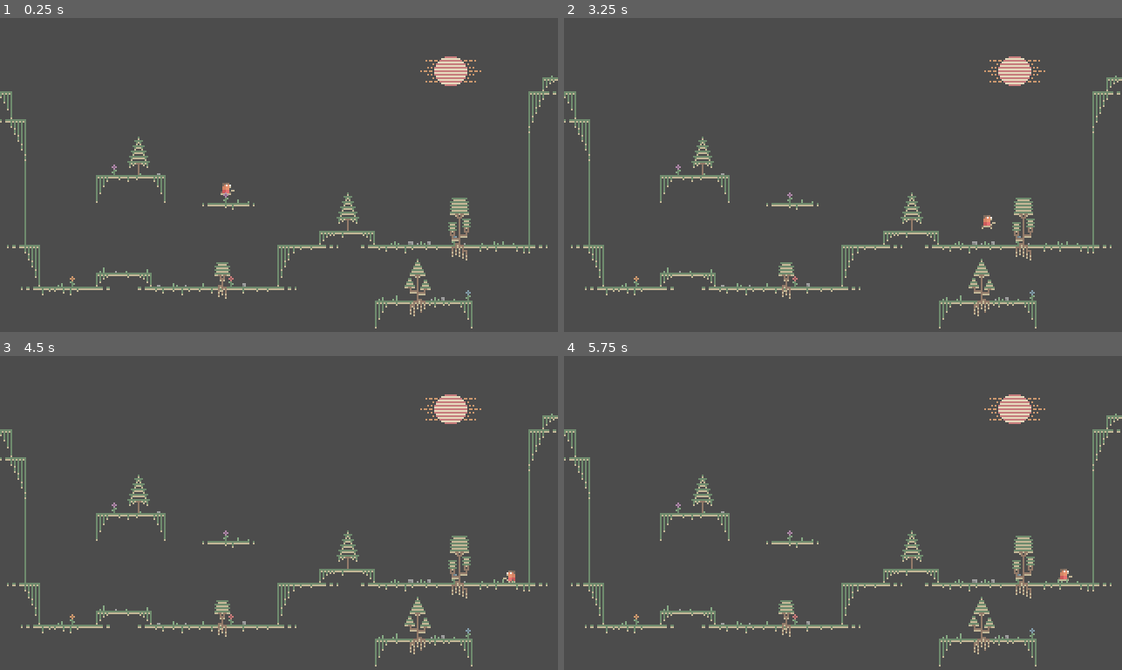
Above: before the commit, frames 1-4 (two rows, left to right).
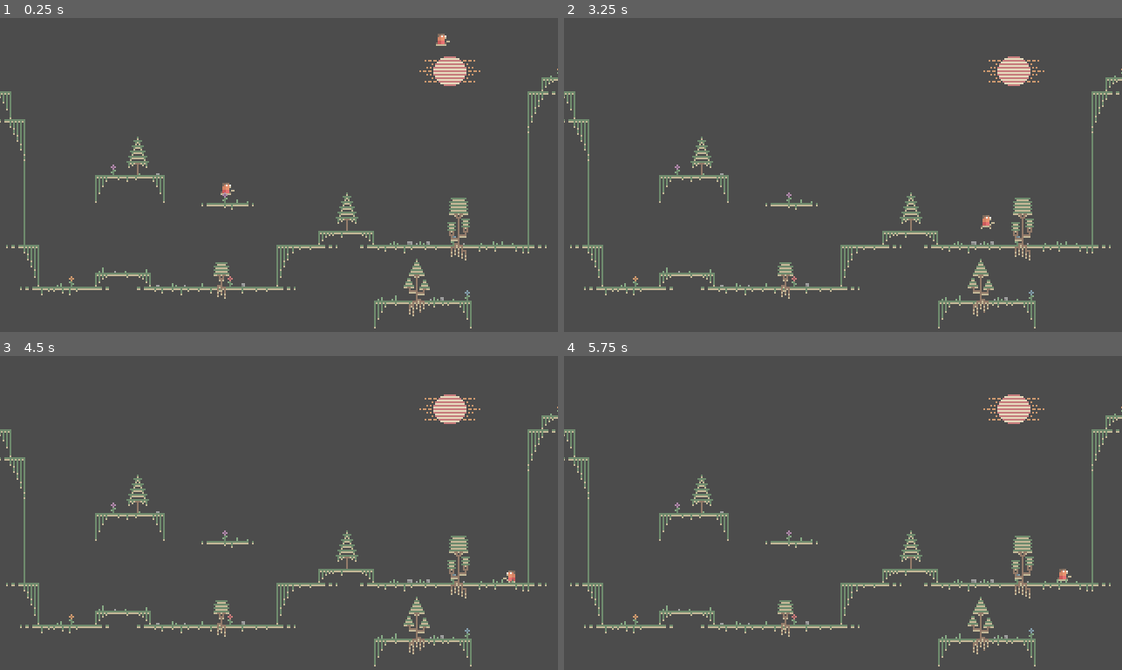
Above: after the commit, the same moments.

Repository: ddorn/gravity
Game: Godot game, scene res://World.tscn
Two runs of this game, one before a commit and one after it. Both use one fixed random seed, a clock stepped at 60 frames per second and the inputs below.
Inputs:
- Up to frame 1 (0.25 s): no input
- Up to frame 2 (3.25 s): hold Right (ui_right) 0.53-2.03 s; tap S (ui_s, bound only after the commit) every 0.75 s from 0.6 to 2.85 s; tap Up (ui_up) at 0.77, 1.52, 3.02 s; hold Left (ui_left) 2.03-2.78 s; hold Right (ui_right) from 2.78 s (still down)
- Up to frame 3 (4.5 s): tap S (ui_s, bound only after the commit) at 3.6, 4.35 s; tap Up (ui_up) at 3.77 s; release Right (ui_right) at 4.28 s; hold Left (ui_left) from 4.28 s (still down)
- Up to frame 4 (5.75 s): tap Up (ui_up) at 4.52 s; release Left (ui_left) at 5.03 s; hold Right (ui_right) from 5.03 s (still down); tap S (ui_s, bound only after the commit) at 5.1 s

The runs differ from the first frame. In frame 1, 2.2% of the frame differs, in the area x 0-100%, y 5-99%; in frame 2, 2.1%; in frame 3, 2.1%; in frame 4, 2.1%.

Commit message:
Test for the effect of the gravity modulation
Added a second object that can also jump, but cannot control his gravity in his script. It works.

Diff:
--- a/Player.tscn
+++ b/Player.tscn
@@ -61,7 +61,7 @@
 texture = ExtResource( 1 )
 vframes = 11
 hframes = 13
-frame = 41
+frame = 26
 __meta__ = {
 "_edit_lock_": true
 }
--- a/World.tscn
+++ b/World.tscn
@@ -1,8 +1,10 @@
-[gd_scene load_steps=40 format=2]
+[gd_scene load_steps=43 format=2]
 
 [ext_resource path="res://Player.tscn" type="PackedScene" id=1]
 [ext_resource path="res://images/Tiles.png" type="Texture" id=2]
 [ext_resource path="res://Player.gd" type="Script" id=3]
+[ext_resource path="res://images/Player.png" type="Texture" id=4]
+[ext_resource path="res://defaultObjectGrav.gd" type="Script" id=5]
 
 [sub_resource type="ConvexPolygonShape2D" id=1]
 points = PoolVector2Array( 0, 0, 8, 0, 8, 8, 0, 8 )
@@ -578,7 +580,11 @@
 15/shapes = [  ]
 15/z_index = 0
 
+[sub_resource type="RectangleShape2D" id=37]
+extents = Vector2( 2.07636, 2.64772 )
+
 [node name="World" type="Node2D"]
+position = Vector2( -0.351814, 0.117271 )
 
 [node name="Player" parent="." instance=ExtResource( 1 )]
 position = Vector2( 129.73, 95.8784 )
@@ -590,3 +596,18 @@
 cell_size = Vector2( 8, 8 )
 format = 1
 tile_data = PoolIntArray( -65533, 11, 262144, -65507, 11, 262144, 65550, 11, 262144, 131093, 11, 0, 131102, 7, 0, 19664 …(2906 unchanged characters)…
+
+[node name="KinematicBody2D" type="KinematicBody2D" parent="."]
+position = Vector2( 253.682, 8.8675 )
+script = ExtResource( 5 )
+
+[node name="Sprite" type="Sprite" parent="KinematicBody2D"]
+position = Vector2( 0.577812, -2.66832 )
+texture = ExtResource( 4 )
+vframes = 11
+hframes = 13
+frame = 41
+
+[node name="CollisionShape2D" type="CollisionShape2D" parent="KinematicBody2D"]
+position = Vector2( -0.17318, -2.96818 )
+shape = SubResource( 37 )
--- /dev/null
+++ b/defaultObjectGrav.gd
@@ -0,0 +1,41 @@
+extends KinematicBody2D
+
+const ACCELERATION = 512
+const JUMP_IMPULSE = 200
+
+const AIR_FRICTION = 0.03
+const GROUND_FRICTION = 0.4
+const MAX_SPEED = 64
+
+var velocity = Vector2.ZERO
+var circle_shape
+
+onready var sprite = $Sprite
+onready var animationplayer = $AnimationPlayer
+
+
+# Called when the node enters the scene tree for the first time.
+func _ready():
+	pass # Replace with function body.
+
+func _physics_process(delta):
+	# Player inputs
+
+	var GRAVITY = 200;
+	var x_input = Input.get_action_strength("ui_right") - Input.get_action_strength("ui_left")
+
+	if Input.is_action_just_pressed("ui_s"):
+			velocity.y = -JUMP_IMPULSE
+
+	var friction
+	if is_on_floor():
+		friction = GROUND_FRICTION
+	else:
+		friction = AIR_FRICTION
+
+	velocity.x = lerp(velocity.x, 0, friction)
+
+	GRAVITY = Physics2DServer.area_get_param(get_world_2d().get_space(), Physics2DServer.AREA_PARAM_GRAVITY)
+	velocity.y += GRAVITY * delta
+
+	velocity = move_and_slide(velocity, Vector2.UP)
--- a/project.godot
+++ b/project.godot
@@ -45,6 +45,11 @@
 "events": [ Object(InputEventKey,"resource_local_to_scene":false,"resource_name":"","device":0,"alt":false,"shift":false,"control":false,"meta":false,"command":false,"pressed":false,"scancode":69,"unicode":0,"echo":false,"script":null)
  ]
 }
+ui_s={
+"deadzone": 0.5,
+"events": [ Object(InputEventKey,"resource_local_to_scene":false,"resource_name":"","device":0,"alt":false,"shift":false,"control":false,"meta":false,"command":false,"pressed":false,"scancode":83,"unicode":0,"echo":false,"script":null)
+ ]
+}
 
 [rendering]
 
